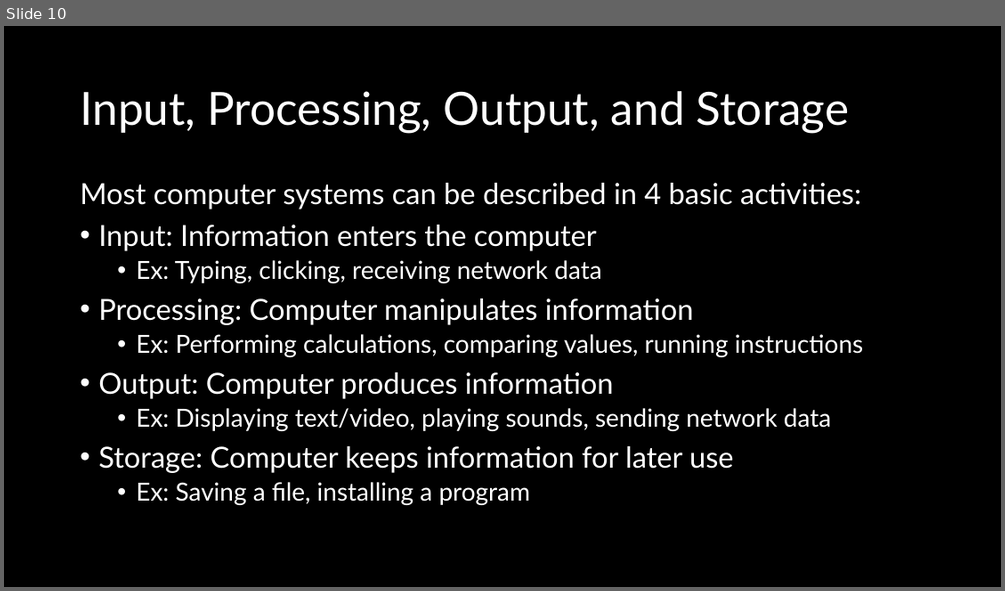
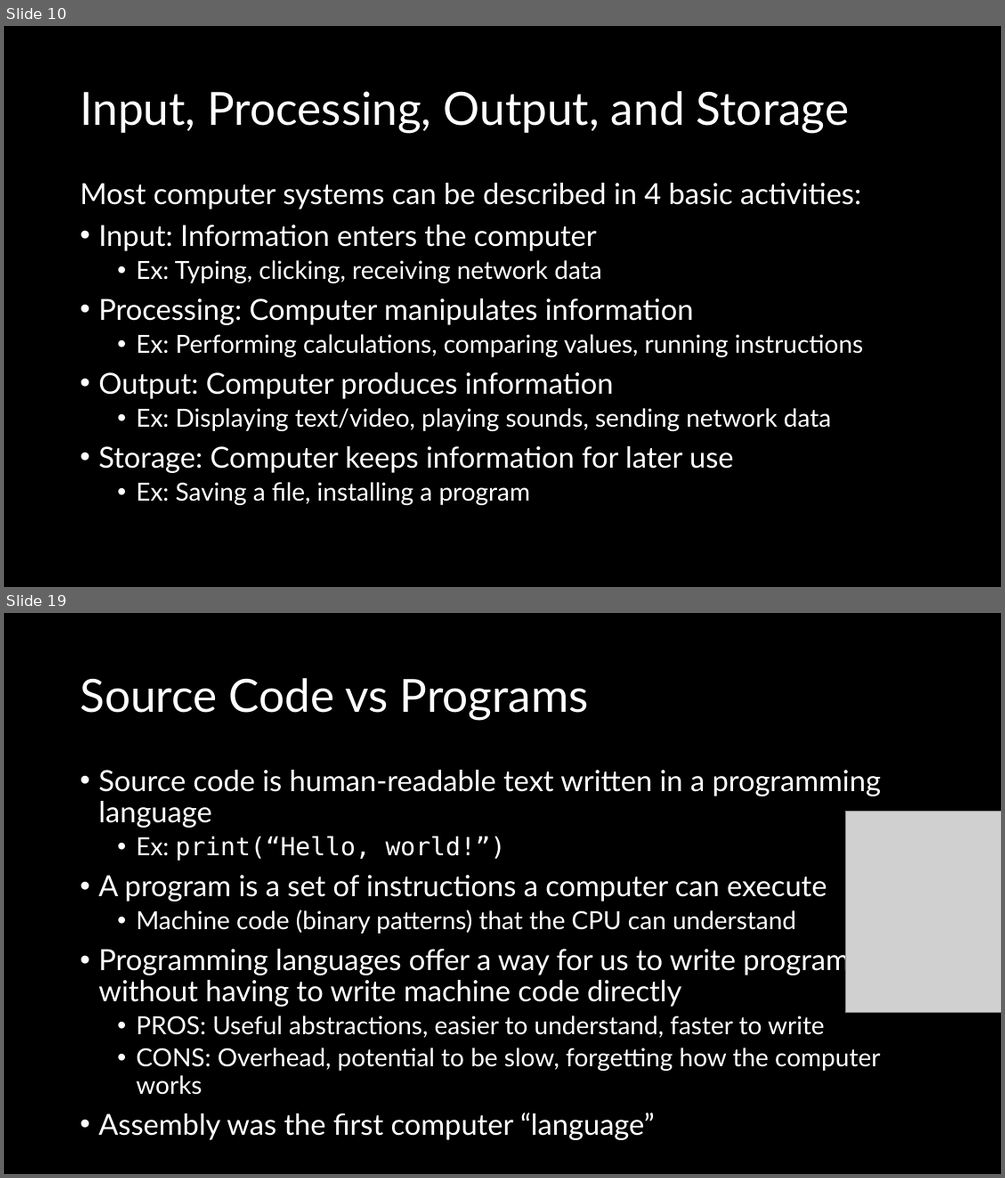
Before and after one commit to d-guh/computer-courses, a slide deck: lessons/00/lesson-00.pptx. Shown one above the other, each under a label of ours: slide 10 before the commit, slides 10 and 19 after it; the slides between them are not shown. The pictures are 1005x591 and 1005x1178 pixels, drawn with LibreOffice and Linux fonts; fonts in the diff are those of the drawing; grey boxes stand for pictures; background and template pictures are left out. Boxes give left, top, right and bottom in pixels: in the first picture for what was removed or moved away, otherwise in the second. Text is boxed around its words. In the diff, an @@ line names an element or a change of style, - is before the commit and + after.

```diff
--- a/lessons/00/lesson-00.pptx
+++ b/lessons/00/lesson-00.pptx
@@ slide 19 added at (4, 613, 1001, 1174), background #000000 @@
@@ title added at (80, 678, 589, 720), 44 pt, text #FFFFFF @@
+Source Code vs Programs
@@ text added at (98, 770, 881, 1094), 28 pt, text #FFFFFF @@
+• Source code is human-readable text written in a programming language
+  • Ex: print(“Hello, world!”)
+• A program is a set of instructions a computer can execute
+  • Machine code (binary patterns) that the CPU can understand
+• Programming languages offer a way for us to write programs without having to write machine code directly
+  • PROS: Useful abstractions, easier to understand, faster to write
+  • CONS: Overhead, potential to be slow, forgetting how the computer works
+• Assembly was the first computer “language”
@@ picture added at (845, 811, 1001, 1013) @@
```
Also in this commit, not shown: 14 slides changed, 3 other slides added, 1 slide removed.
